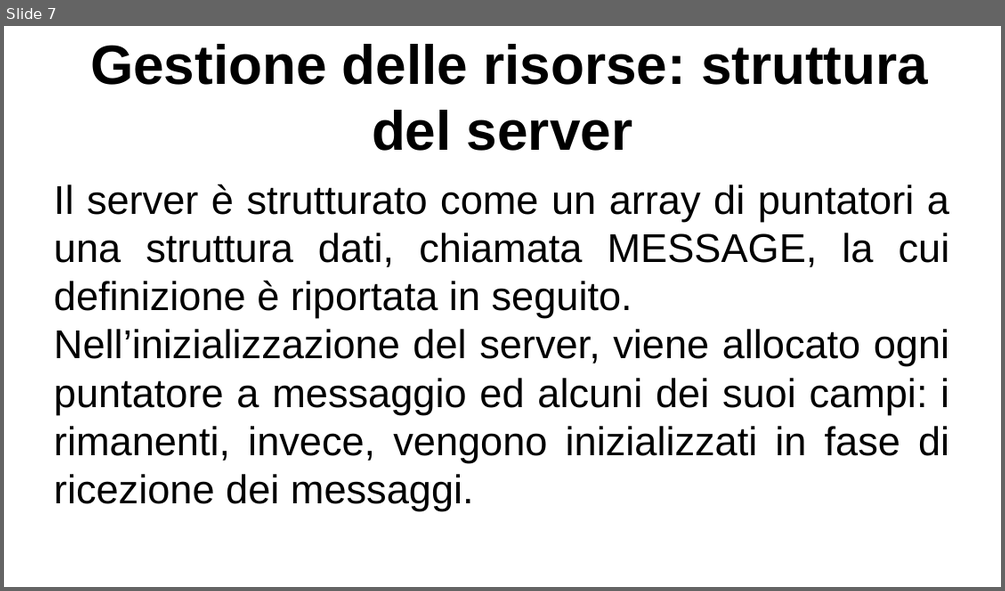
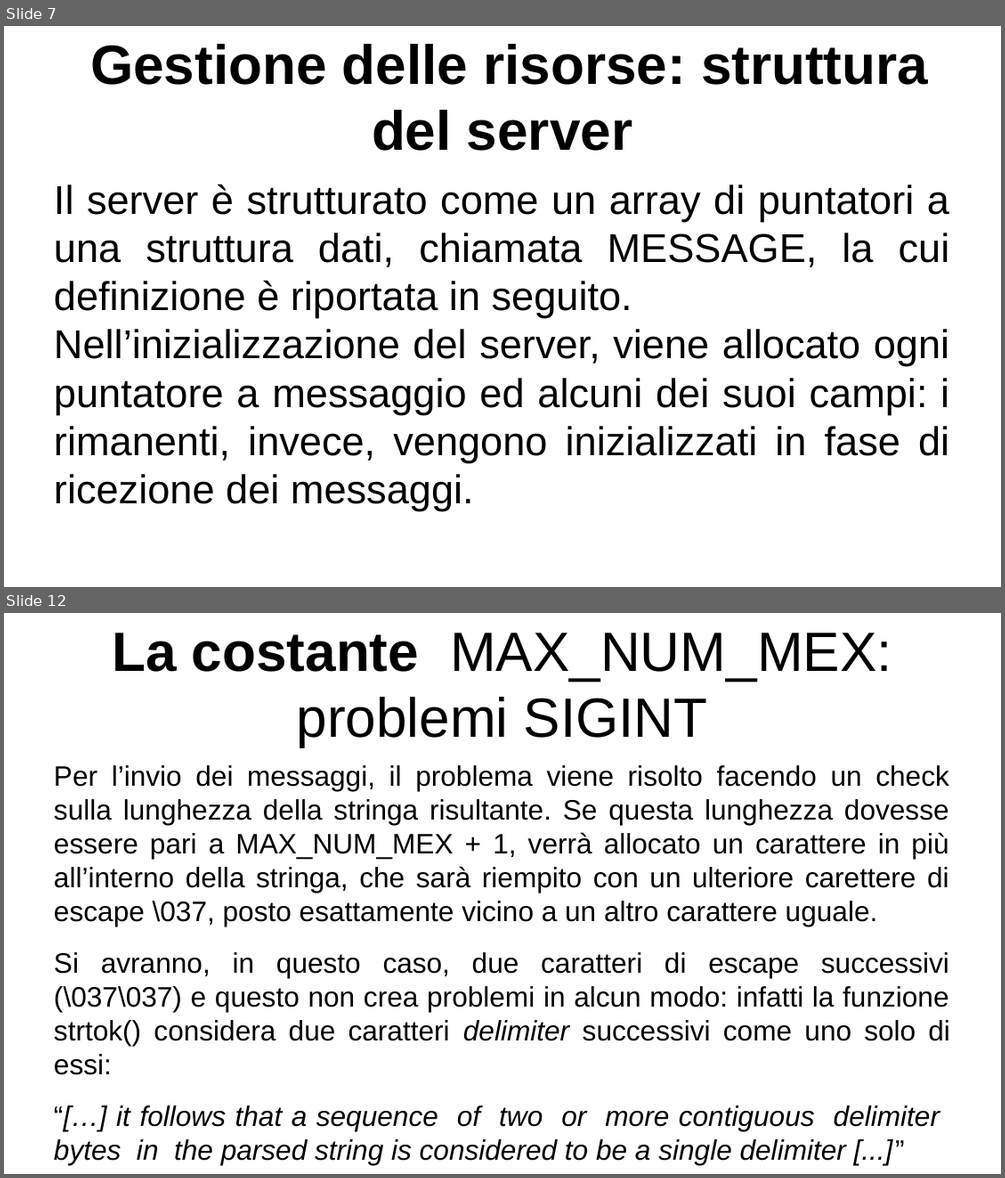
Before and after one commit to lucaMastro/progetto_SO, a slide deck: presentazione_progetto_SO.odp. Shown one above the other, each under a label of ours: slide 7 before the commit, slides 7 and 12 after it; the slides between them are not shown. The pictures are 1005x591 and 1005x1178 pixels, drawn with LibreOffice and Linux fonts; fonts in the diff are those of the drawing. Boxes give left, top, right and bottom in pixels: in the first picture for what was removed or moved away, otherwise in the second. Text is boxed around its words. In the diff, an @@ line names an element or a change of style, - is before the commit and + after.

```diff
--- a/presentazione_progetto_SO.odp
+++ b/presentazione_progetto_SO.odp
@@ slide 12 added at bbox=[4, 613, 1001, 1174], background #FFFFFF @@
@@ title added at bbox=[112, 633, 891, 747], 44 pt, text #000000 @@
+La costante MAX_NUM_MEX: problemi SIGINT
@@ text added at bbox=[54, 765, 950, 1165], 22.4 pt, text #000000 @@
+Per l’invio dei messaggi, il problema viene risolto facendo un check sulla lunghezza della stringa risultante. Se questa lunghezza dovesse essere pari a MAX_NUM_MEX + 1, verrà allocato un carattere in più all’interno della stringa, che sarà riempito con un ulteriore carettere di escape \037, posto esattamente vicino a un altro carattere uguale.
+Si avranno, in questo caso, due caratteri di escape successivi (\037\037) e questo non crea problemi in alcun modo: infatti la funzione strtok() considera due caratteri delimiter successivi come uno solo di essi:
+“[…] it follows that a sequence of two or more contiguous delimiter bytes in the parsed string is considered to be a single delimiter [...]”
```
Also in this commit, not shown: 4 slides changed, 7 other slides added, 1 slide removed, 5 other files.
